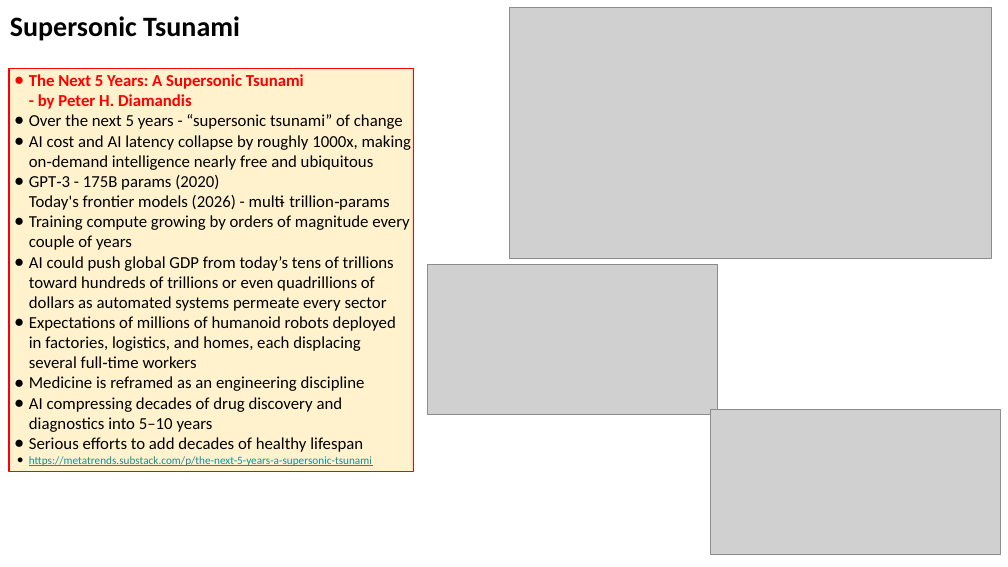
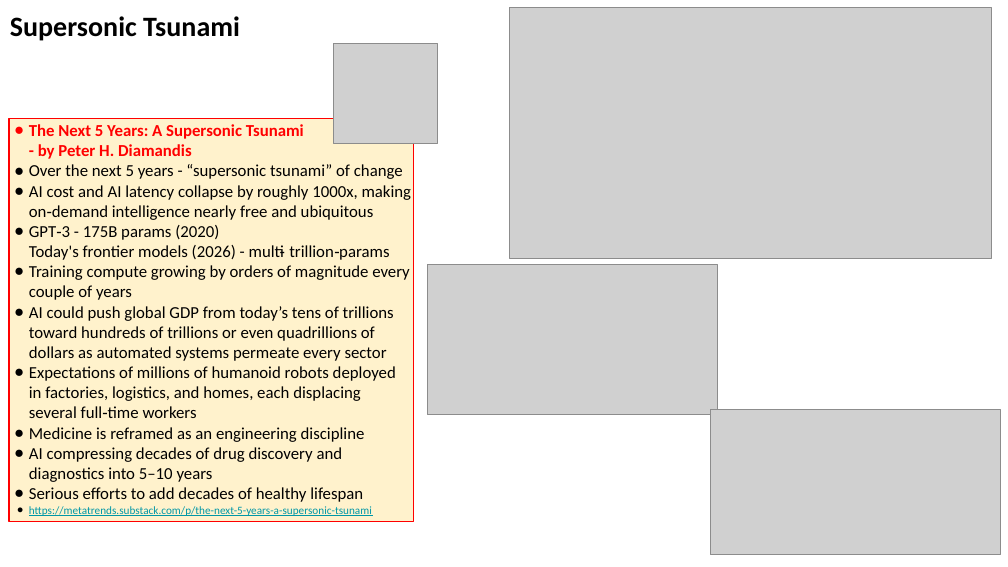
Before and after one commit to lselector/seminar, a slide deck: slide 7 of 2026/2026-06-26-AI-Updates.pptx (slide 5 before the commit). Drawn at 1008x567 pixels with LibreOffice and Linux fonts; fonts in the diff are those of the drawing; grey boxes stand for pictures. Boxes give left, top, right and bottom in pixels: in the first picture for what was removed or moved away, otherwise in the second. Text is boxed around its words. In the diff, an @@ line names an element or a change of style, - is before the commit and + after.

```diff
--- a/2026/2026-06-26-AI-Updates.pptx
+++ b/2026/2026-06-26-AI-Updates.pptx
@@ picture added at [333, 43, 437, 143] @@
@@ rectangle "The Next 5 Years: A ...": place and size @@
-rectangle "The Next 5 Years: A ..." at [9, 69, 413, 471]
+rectangle "The Next 5 Years: A ..." at [9, 119, 413, 521]
```
Also in this commit, not shown: 6 other slides changed, 9 slides added.
